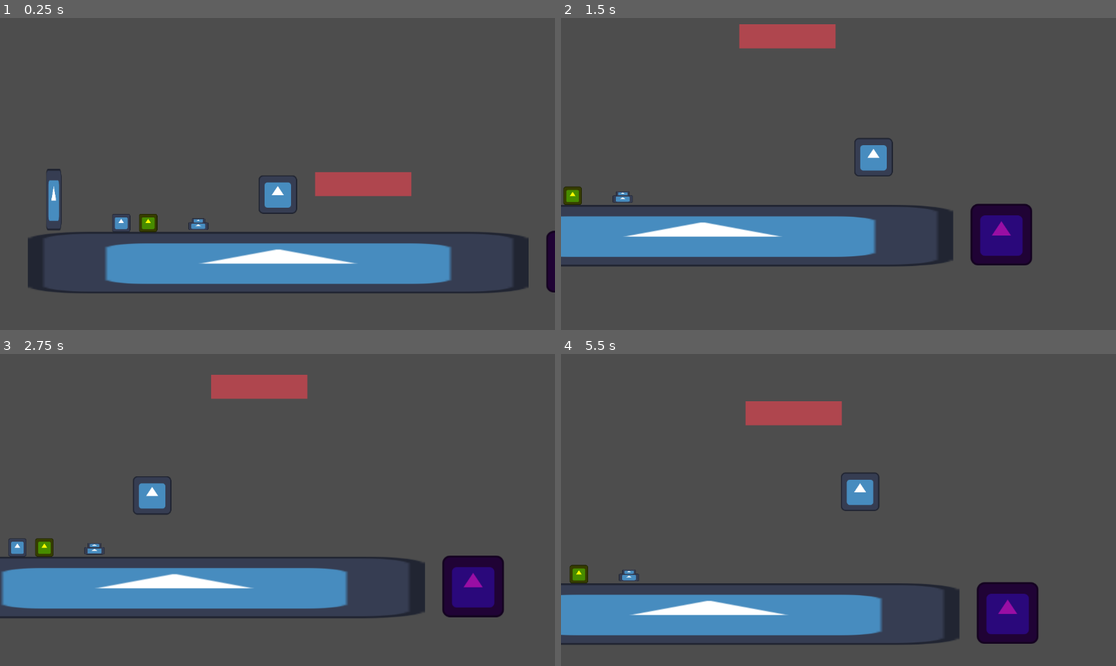
Above: before the commit, frames 1-4 (two rows, left to right).
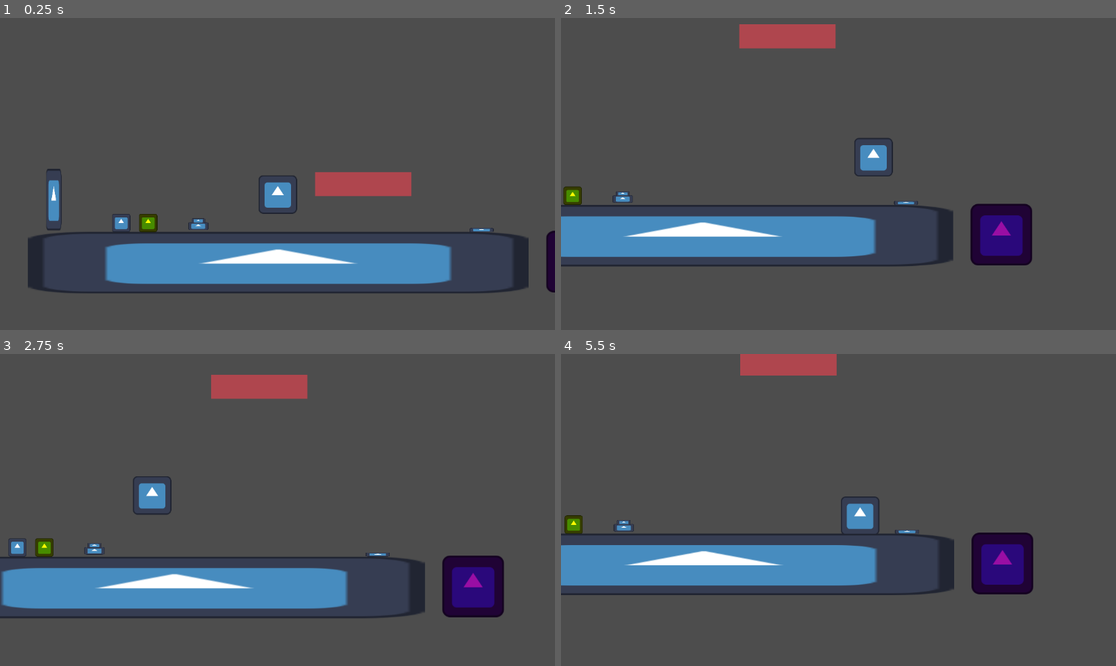
Above: after the commit, the same moments.

Repository: Monczak/warsztatyletni2025
Game: Godot game, scene res://src/Root.tscn
Same seed, same stepped clock (60 frames per second), same inputs: the game is played once before the commit and once after it. The engine's default icon, where the game draws it, is replaced by a stand-in: a white triangle on a blue panel in a dark square.
Inputs:
- Up to frame 1 (0.25 s): no input
- Up to frame 2 (1.5 s): hold Up (Jump) 0.53-1.28 s; hold Right (MoveRight) from 0.53 s (still down); tap Z (Interact) at 0.6 s; tap Up (Jump) at 1.35 s
- Up to frame 3 (2.75 s): tap Up (Jump) at 1.52, 1.82 s; tap Z (Interact) at 1.55, 2.1 s; release Right (MoveRight) at 2.03 s; hold Left (MoveLeft) from 2.03 s (still down); hold Up (Jump) from 2.03 s (still down)
- Up to frame 4 (5.5 s): release Left (MoveLeft) at 2.78 s; release Up (Jump) at 2.78 s; hold Right (MoveRight) 2.78-4.28 s; tap Z (Interact) at 2.85, 4.35, 5.1 s; tap Up (Jump) at 3.02, 3.32, 4.52, 4.82 s; hold Up (Jump) 3.53-4.28 s; hold Left (MoveLeft) 4.28-5.03 s; hold Right (MoveRight) from 5.03 s (still down); hold Up (Jump) from 5.03 s (still down)

The runs differ from the first frame. In frame 1, less than 0.1% of the frame differs, in the area x 84-89%, y 67-69%; in frame 2, less than 0.1%; in frame 3, less than 0.1%; in frame 4, 25%, in the area x 0-86%, y 0-94%.

Commit message:
Add jumppad

Diff:
--- a/project.godot
+++ b/project.godot
@@ -57,6 +57,7 @@
 2d_physics/layer_2="Walls"
 2d_physics/layer_3="PlayerInteractables"
 2d_physics/layer_4="Hazards"
+2d_physics/layer_5="TriggerObjects"
 
 [physics]
 
--- a/src/Level.tscn
+++ b/src/Level.tscn
@@ -11,6 +11,7 @@
 [ext_resource type="PackedScene" uid="uid://d0qrg3rcskkx3" path="res://src/objects/Key.tscn" id="10_1k2cq"]
 [ext_resource type="Script" path="res://src/resources/Interaction.gd" id="11_881yx"]
 [ext_resource type="PackedScene" uid="uid://yh50ob3gsxfb" path="res://src/objects/Button.tscn" id="12_ieepj"]
+[ext_resource type="PackedScene" uid="uid://b55tg1lipk3m5" path="res://src/objects/JumpPad.tscn" id="12_lpfcl"]
 
 [sub_resource type="Resource" id="Resource_gjcj3"]
 script = ExtResource("11_881yx")
@@ -56,3 +57,6 @@
 [node name="Button" parent="." instance=ExtResource("12_ieepj")]
 position = Vector2(-163, 140)
 interactions = Array[ExtResource("11_881yx")]([SubResource("Resource_8l63m")])
+
+[node name="JumpPad" parent="." instance=ExtResource("12_lpfcl")]
+position = Vector2(425, 148)
--- a/src/objects/Goo.gd
+++ b/src/objects/Goo.gd
@@ -9,5 +9,6 @@
 
 
 func _on_body_entered(body: Node2D):
-    body.call("_on_death")
+    if body.has_method("_on_death"):
+        body.call("_on_death")
     body.queue_free()
--- /dev/null
+++ b/src/objects/JumpPad.gd
@@ -0,0 +1,18 @@
+extends Node2D
+
+@export var jump_velocity = -1000
+@onready var trigger_area = $Area2D
+
+
+
+# Called when the node enters the scene tree for the first time.
+func _ready() -> void:
+    trigger_area.body_entered.connect(_on_trigger_area_entered)
+
+
+func _on_trigger_area_entered(body: Node2D) -> void:
+    var local_down = Vector2.DOWN.rotated(rotation)
+    if body is Player:
+        body.apply_impulse_velocity(local_down * jump_velocity)
+    elif body is PlayerInteractable:
+        body.fix_position(body.global_position, local_down * jump_velocity, true)
--- /dev/null
+++ b/src/objects/JumpPad.tscn
@@ -0,0 +1,22 @@
+[gd_scene load_steps=4 format=3 uid="uid://b55tg1lipk3m5"]
+
+[ext_resource type="Texture2D" uid="uid://cabwwfn2u5qlb" path="res://icon.svg" id="1_b0i2e"]
+[ext_resource type="Script" path="res://src/objects/JumpPad.gd" id="1_yal5c"]
+
+[sub_resource type="RectangleShape2D" id="RectangleShape2D_7eems"]
+size = Vector2(50, 13)
+
+[node name="JumpPad" type="Node2D"]
+script = ExtResource("1_yal5c")
+
+[node name="Sprite2D" type="Sprite2D" parent="."]
+scale = Vector2(0.390625, 0.0625)
+texture = ExtResource("1_b0i2e")
+
+[node name="Area2D" type="Area2D" parent="."]
+collision_layer = 16
+collision_mask = 5
+
+[node name="CollisionShape2D" type="CollisionShape2D" parent="Area2D"]
+position = Vector2(0, -2.5)
+shape = SubResource("RectangleShape2D_7eems")
--- a/src/objects/Player.gd
+++ b/src/objects/Player.gd
@@ -13,6 +13,9 @@
 
 var _player_interactables := []
 var _grabbed_interactable = null
+
+var _impulse_velocity: Vector2
+var _apply_impulse_velocity := false
 
 
 func _calculate_gravity() -> Vector2:
@@ -76,6 +79,10 @@
     if Input.is_action_just_pressed("Jump") and is_on_floor():
         velocity.y = jump_velocity
 
+    if _apply_impulse_velocity:
+        velocity = _impulse_velocity
+        _apply_impulse_velocity = false
+
     var direction := Input.get_axis("MoveLeft", "MoveRight")
     if direction:
         velocity.x = move_toward(velocity.x, direction * max_speed, acceleration * delta)
@@ -85,6 +92,11 @@
     move_and_slide()
 
 
+func apply_impulse_velocity(vel: Vector2) -> void:
+    _apply_impulse_velocity = true
+    _impulse_velocity = vel
+
+
 func _on_death() -> void:
     print("I am dead")
     Game.handle_player_death()
--- a/src/objects/PlayerInteractable.gd
+++ b/src/objects/PlayerInteractable.gd
@@ -2,6 +2,7 @@
 class_name PlayerInteractable
 
 var _reset_state := false
+var _impulse := false
 var _new_position: Vector2
 var _vel: Vector2
 
@@ -14,10 +15,11 @@
     pass
 
 
-func fix_position(new_pos: Vector2, vel: Vector2) -> void:
+func fix_position(new_pos: Vector2, vel: Vector2, impulse: bool = false) -> void:
     _reset_state = true
     _new_position = new_pos
     _vel = vel
+    _impulse = impulse
 
 
 func unfix_position() -> void:
@@ -33,3 +35,5 @@
         state.transform.origin = _new_position
         state.linear_velocity = _vel
         state.angular_velocity = 0
+        if _impulse:
+            _reset_state = false
Not shown: 1 places in src/Level.tscn that only renumber resources
